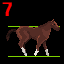
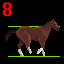
Layers edited between the first and the second 64 × 64 image:
showed group "walk8" (4 layers) over left=2, top=2, right=51, bottom=57
hid group "walk7" (1st of 2) (3 layers) over left=2, top=2, right=51, bottom=57
